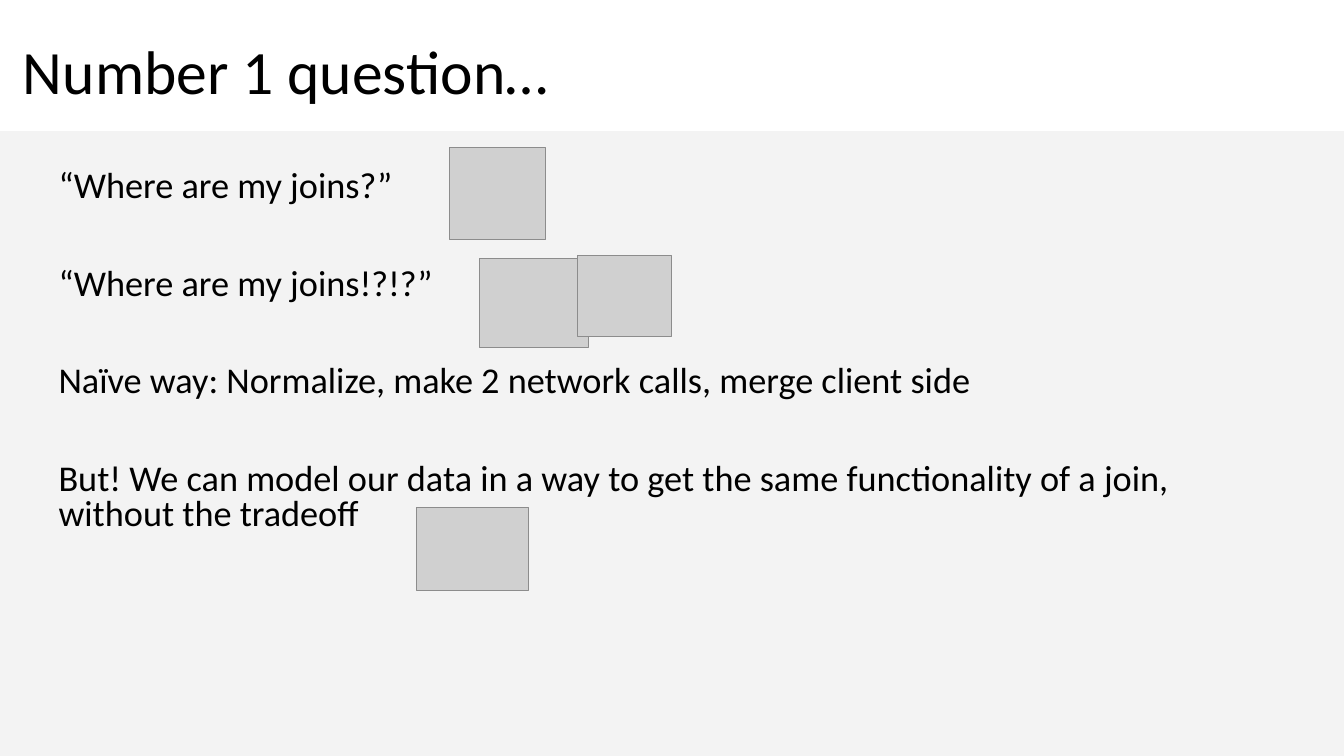
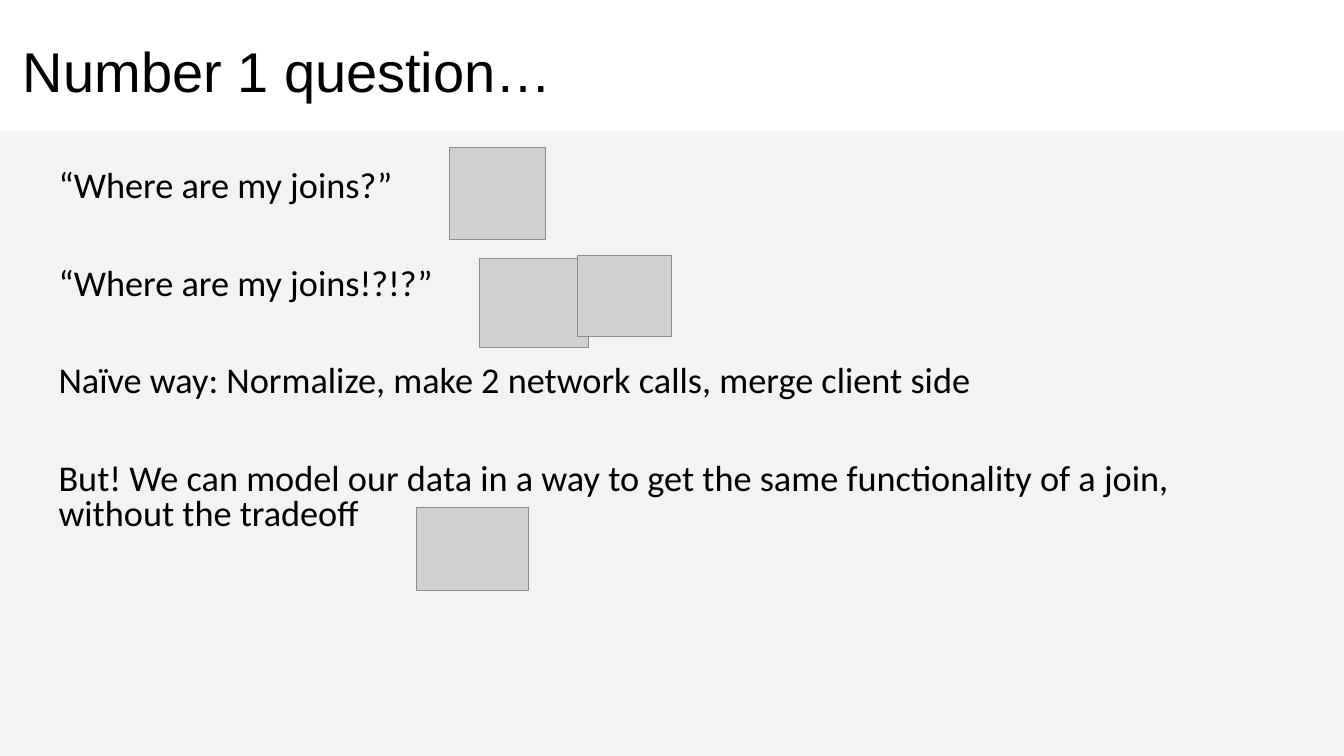
Before and after one commit to CosmosDB/labs, a slide deck: slide 6 of decks/Data-Modeling.pptx. Drawn at 1344x756 pixels with LibreOffice and Linux fonts; fonts in the diff are those of the drawing; grey boxes stand for pictures. Boxes give left, top, right and bottom in pixels: in the first picture for what was removed or moved away, otherwise in the second. Text is boxed around its words. In the diff, an @@ line names an element or a change of style, - is before the commit and + after.

```diff
--- a/decks/Data-Modeling.pptx
+++ b/decks/Data-Modeling.pptx
@@ text "Number 1 question…" at (x1=23, y1=51, x2=552, y2=102): size 44 to 40 pt, font Calibri to Arial @@
```
Also in this commit, not shown: 16 other slides changed, 3 slides added.
